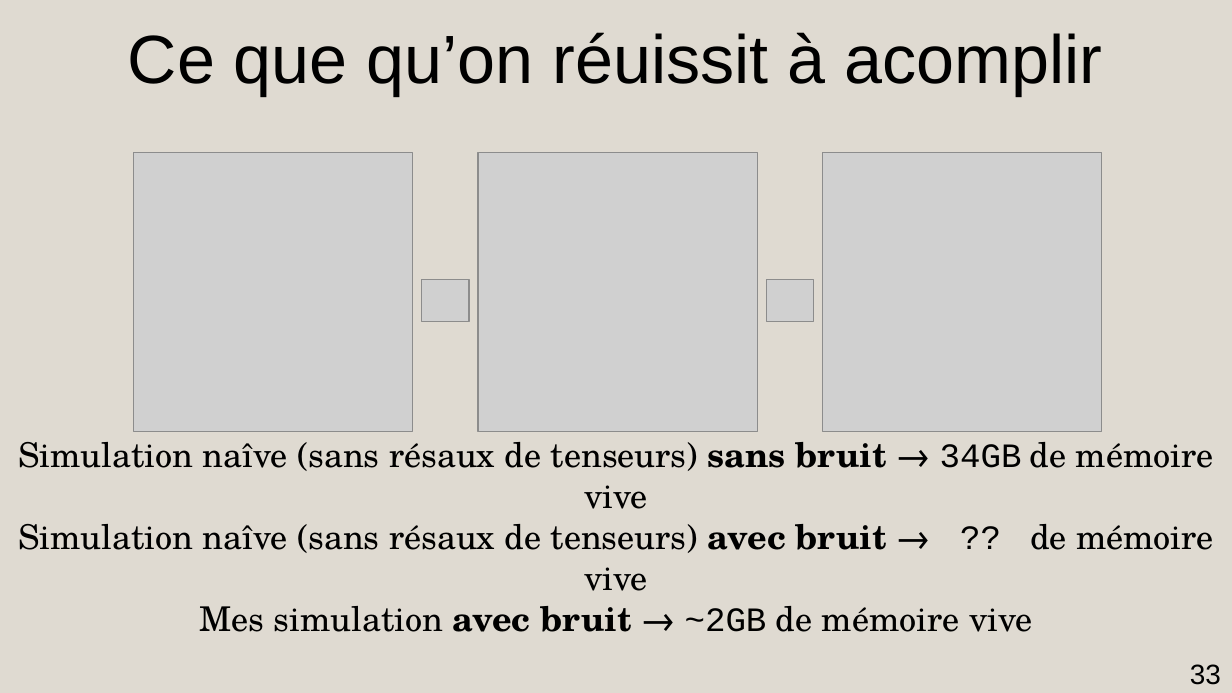
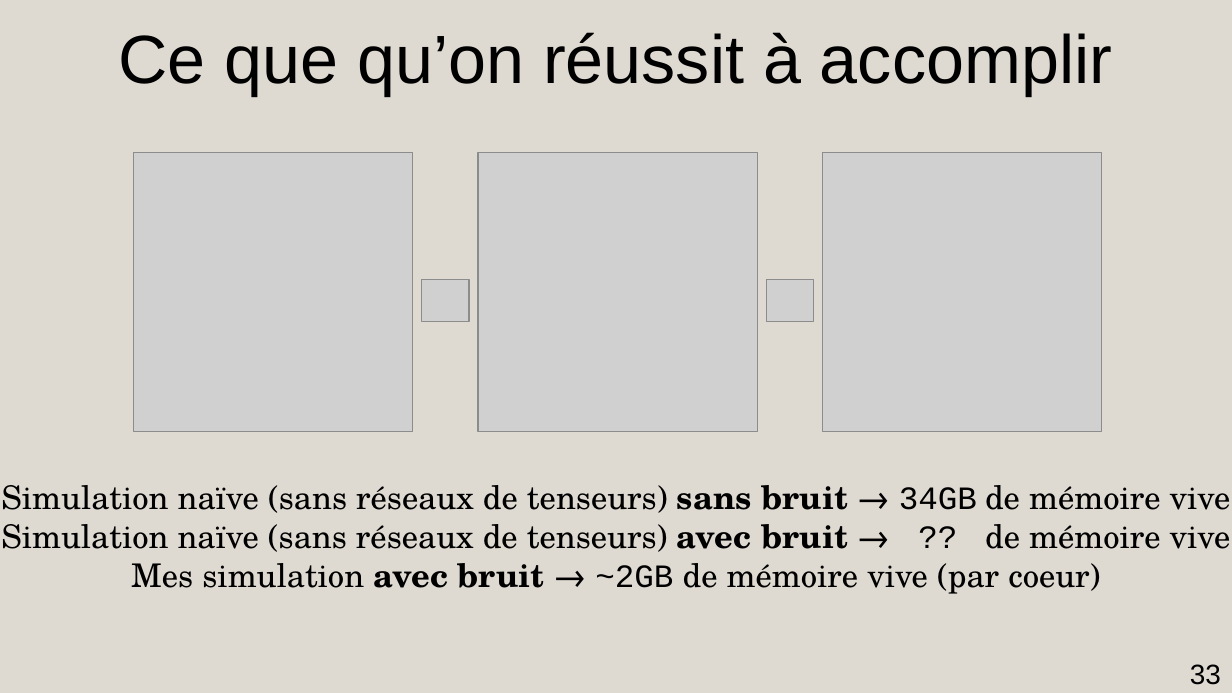
Before and after one commit to AmdaU/presentations, a slide deck: slide 33 of Seminaire/Seminaire.odp. Drawn at 1232x693 pixels with LibreOffice and Linux fonts; fonts in the diff are those of the drawing; grey boxes stand for pictures. Boxes give left, top, right and bottom in pixels: in the first picture for what was removed or moved away, otherwise in the second. Text is boxed around its words. In the diff, an @@ line names an element or a change of style, - is before the commit and + after.

```diff
--- a/Seminaire/Seminaire.odp
+++ b/Seminaire/Seminaire.odp
@@ title at [118, 32, 1112, 95]: text changed @@
-Ce que qu’on réuissit à acomplir
+Ce que qu’on réussit à accomplir
@@ title at [1, 485, 1231, 594]: text changed; size 22 to 21 pt @@
-Simulation naîve (sans résaux de tenseurs) sans bruit → 34GB de mémoire vive
-Simulation naîve (sans résaux de tenseurs) avec bruit → ?? de mémoire vive
-Mes simulation avec bruit → ~2GB de mémoire vive
+Simulation naïve (sans réseaux de tenseurs) sans bruit → 34GB de mémoire vive
+Simulation naïve (sans réseaux de tenseurs) avec bruit → ?? de mémoire vive
+Mes simulation avec bruit → ~2GB de mémoire vive (par coeur)
```
Also in this commit, not shown: 1 other slide changed, 1 other file.
